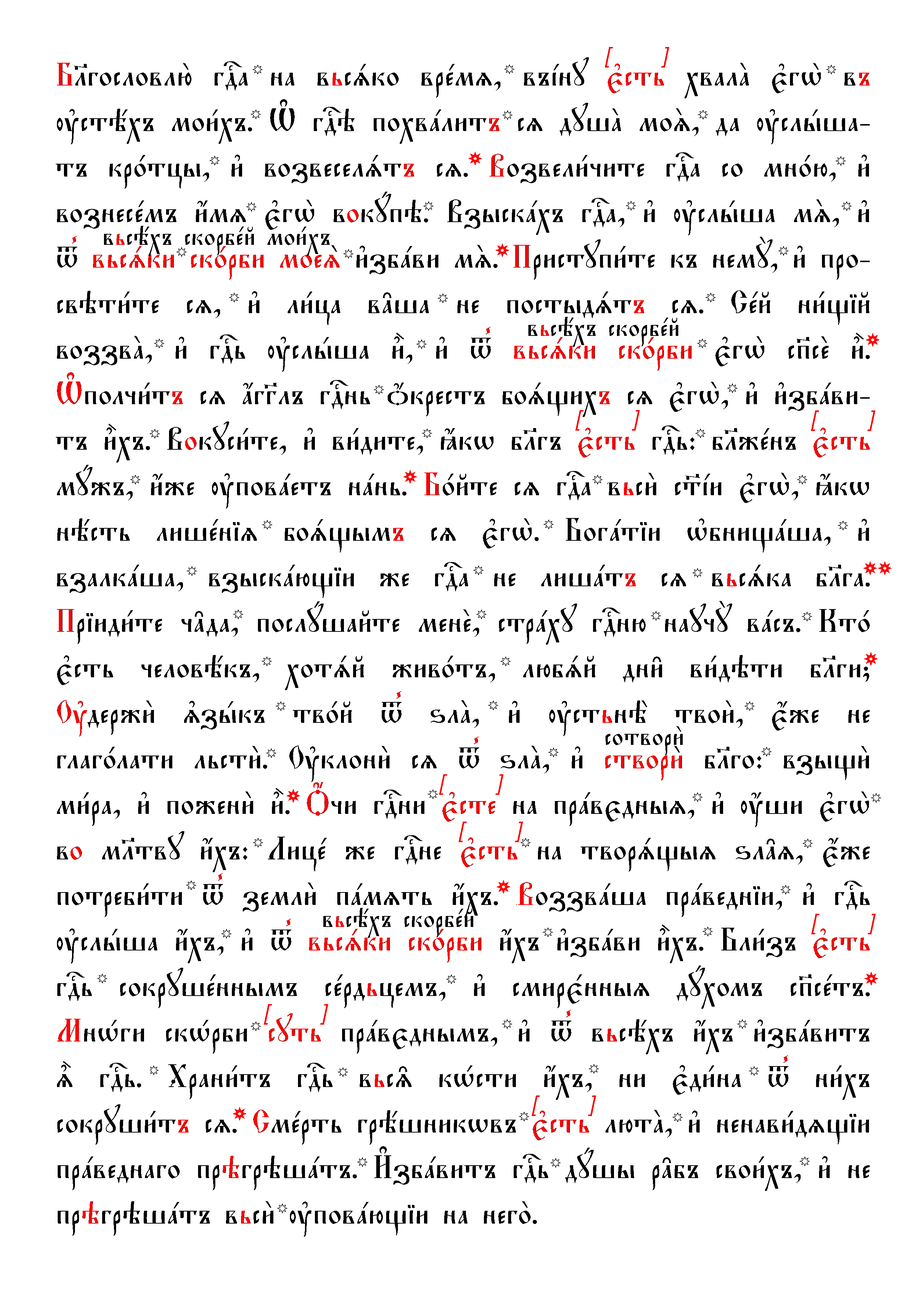
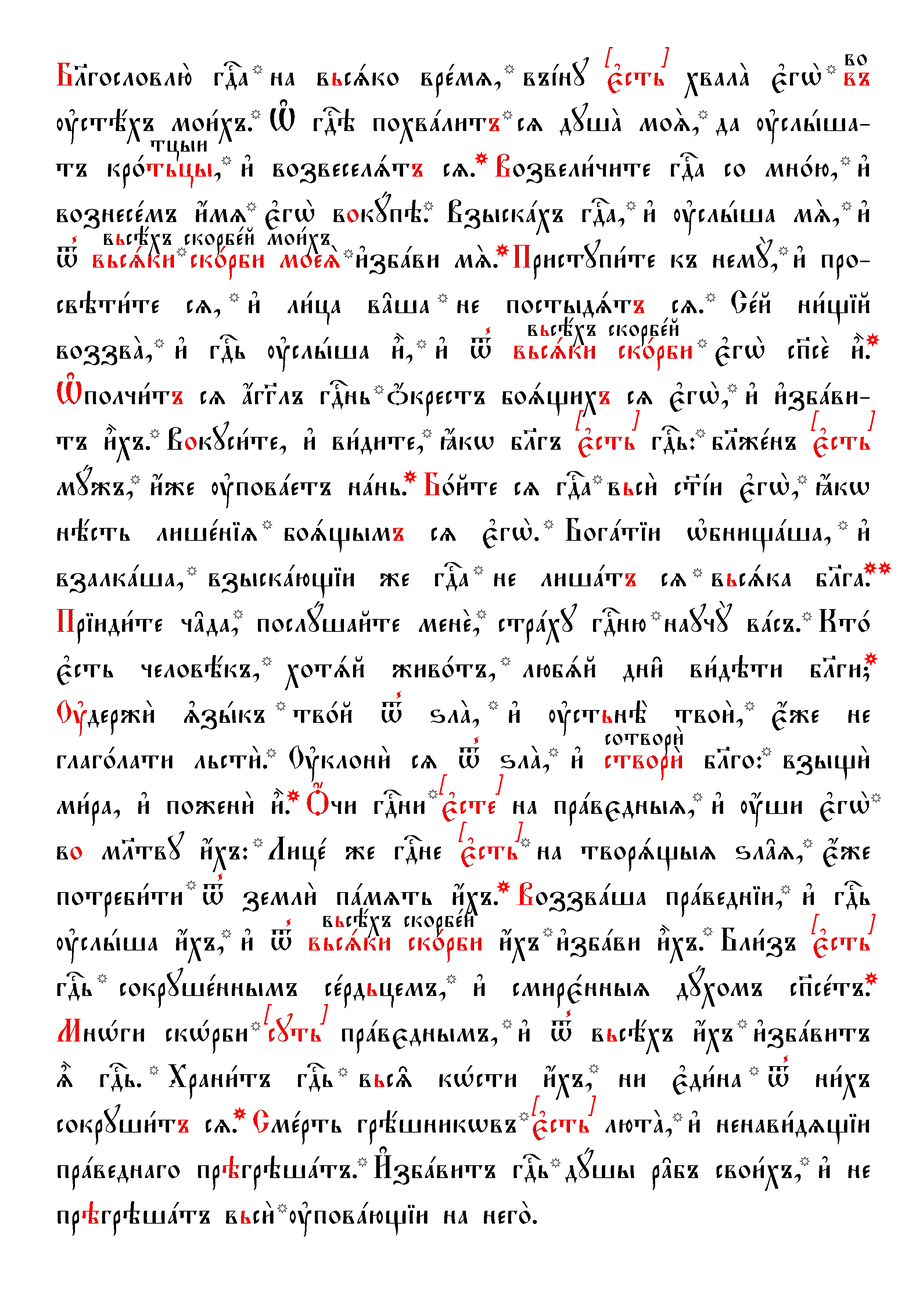
Layered file, before and after one edit (923x1304). Changes by layer:
painted on "вьсёхъ скорбeй #1" over bbox(529, 325, 677, 348)
added layer "тцыи" above "вьсёхъ скорбeй мои1хъ" over bbox(150, 140, 207, 162)
painted on "вьсёхъ скорбeй мои1хъ" over bbox(108, 226, 330, 256)
painted on "вьсёхъ скорбeй" over bbox(324, 916, 474, 939)
painted on "сотвори2" over bbox(608, 755, 682, 756)
painted on "Бlгословлю2 гDа на вьсsко врeм..." over bbox(56, 57, 870, 1225)
added layer "во" above "Чернила" over bbox(845, 54, 867, 66)
painted on "Чернила" over bbox(96, 47, 891, 1214)
